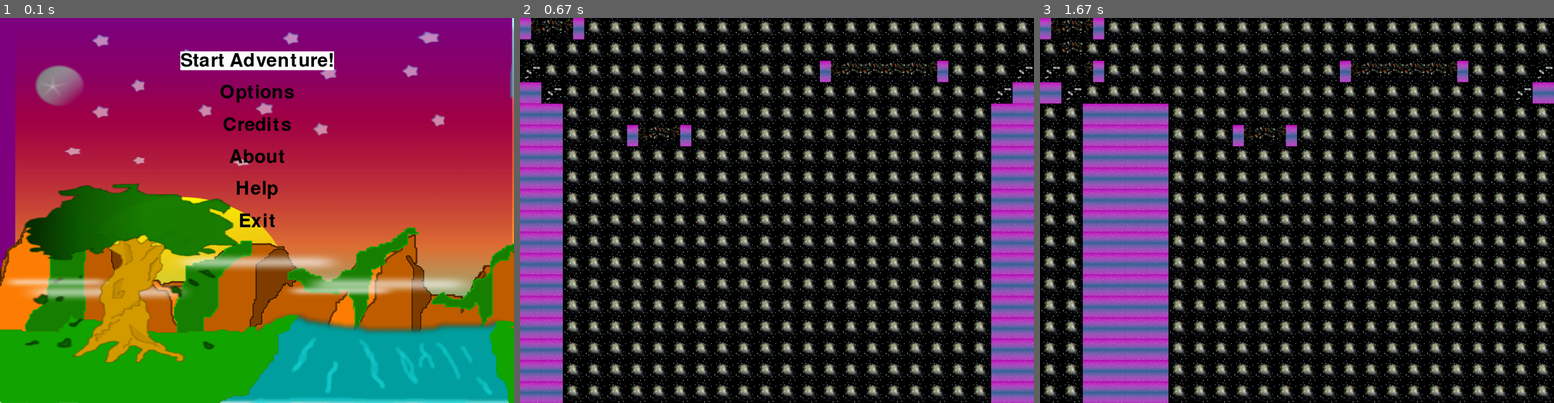
Above: before the commit, frames 1-3 (left to right).
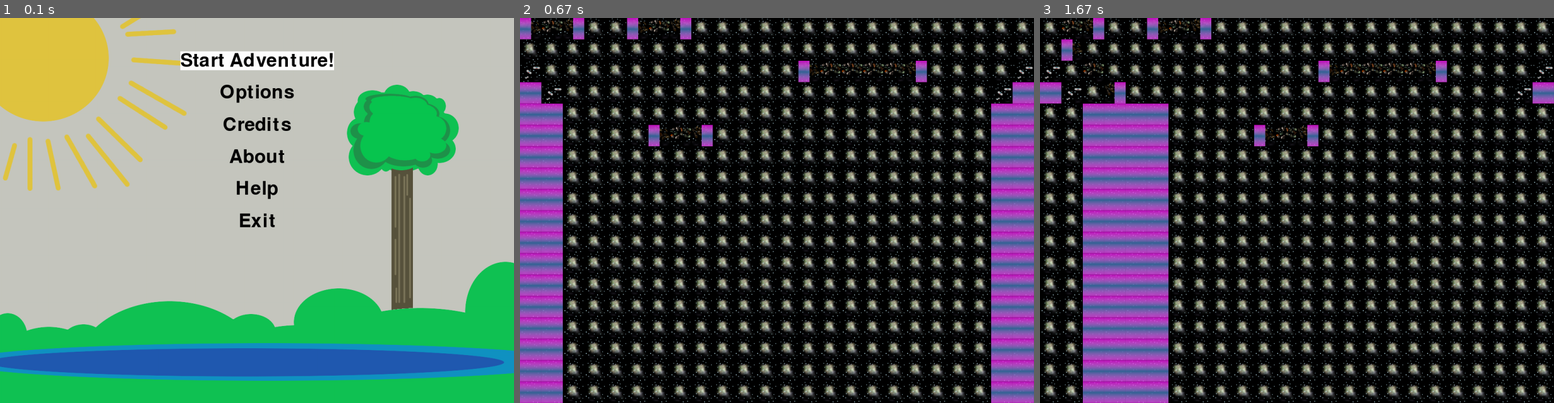
Above: after the commit, the same moments.

Repository: summerpygames/parachute
Game: pygame game, started from main.py
Same seed, same stepped clock (60 frames per second), same inputs: the game is played once before the commit and once after it. The source is Python 2; it was converted automatically to run under Python 3.
Inputs:
- Up to frame 1 (0.1 s): no input
- Up to frame 2 (0.67 s): tap Enter at 0.33 s
- Up to frame 3 (1.67 s): hold Up 0.67-1.13 s

The runs differ from the first frame. In frame 1, 98% of the frame differs, in the area x 0-100%, y 0-100%; in frame 2, 1.7%; in frame 3, 2.3%.

Commit message:
added log finder

Diff:
--- /dev/null
+++ b/data/config.py
@@ -0,0 +1,2 @@
+def init():
+	music = True
--- a/data/tileMap.txt
+++ b/data/tileMap.txt
@@ -1,9 +1,9 @@
-(=)wwwwwwwwwwwwwwwwwwwww
+(=)ww(=)wwwwwwwwwwwwwwww
 wwwwwwwwwwwwwwwwwwwwwwww
->wwwwwwwwwwwww(====)www<
+>wwwwwwwwwwww(====)wwww<
 o>wwwwwwwwwwwwwwwwwwww<o
 oo|wwwwwwwwwwwwwwwwww|oo
-oo|ww(=)wwwwwwwwwwwww|oo
+oo|www(=)wwwwwwwwwwww|oo
 oo|wwwwwwwwwwwwwwwwww|oo
 oo|wwwwwwwwwwwwwwwwww|oo
 oo|wwwwwwwwwwwwwwwwww|oo
--- a/findLogFunction.py
+++ b/findLogFunction.py
@@ -1,4 +1,4 @@
-tileMap = [['(', '=', ')', 'w', 'w', 'w', 'w', 'w', 'w', 'w', 'w', 'w', 'w', 'w', 'w', 'w', 'w', 'w', 'w', 'w', 'w', 'w', 'w', 'w'],
+tileMap = [['(', '=', ')', 'w', 'w', 'w', 'w', 'w', 'w', 'w', 'w', 'w', 'w', 'w', 'w', 'w', 'w', 'w', 'w', 'w', 'w', 'w', 'w', 'w'],R
            ['w', 'w', 'w', 'w', 'w', 'w', 'w', 'w', 'w', 'w', 'w', 'w', 'w', 'w', 'w', 'w', 'w', 'w', 'w', 'w', 'w', 'w', 'w', 'w'],
            ['>', 'w', 'w', 'w', 'w', 'w', 'w', 'w', 'w', 'w', 'w', 'w', 'w', 'w', '(', '=', '=', '=', '=', ')', 'w', 'w', 'w', '<'],
            ['o', '>', 'w', 'w', 'w', 'w', 'w', 'w', 'w', 'w', 'w', 'w', 'w', 'w', 'w', 'w', 'w', 'w', 'w', 'w', 'w', 'w', '<', 'o'],
@@ -29,3 +29,5 @@
         findY += 1
     findY = 0
     findX += 1
+
+print foundLogs, " ... "
--- a/main.py
+++ b/main.py
@@ -1,3 +1,21 @@
+"""
+	This file is part of Mind The Gap
+
+    This program is free software: you can redistribute it and/or modify
+    it under the terms of the GNU General Public License as published by
+    the Free Software Foundation, either version 3 of the License, or
+    (at your option) any later version.
+
+    This program is distributed in the hope that it will be useful,
+    but WITHOUT ANY WARRANTY; without even the implied warranty of
+    MERCHANTABILITY or FITNESS FOR A PARTICULAR PURPOSE.  See the
+    GNU General Public License for more details.
+
+    You should have received a copy of the GNU General Public License
+    along with this program.  If not, see <http://www.gnu.org/licenses/>.
+"""
+
+
 import pygame
 import sys
 import os
@@ -5,8 +23,8 @@
 import mainMenu
 
 
-#I'm not too sure what all this crap does, but apparently its important :P
+#init the screen at the right size
 screen = pygame.display.set_mode((1200, 900))
 pygame.display.set_caption('Mind the Gap')
-
+#calls the menu function
 mainMenu.runMenu(screen)
--- a/mainMenu.py
+++ b/mainMenu.py
@@ -10,7 +10,7 @@
 	runningLoop = 1
 
 	#load the backgrounds
-	mainBackground = pygame.image.load(os.path.join("data", "mainMenu.png")).convert()
+	mainBackground = pygame.image.load(os.path.join("data", "background.png")).convert()#"mainMenu.png")).convert()
 	mainBackgroundRect = mainBackground.get_rect()
 	screen.blit(mainBackground, mainBackgroundRect)
 
--- a/tileMapper.py
+++ b/tileMapper.py
@@ -15,22 +15,6 @@
 screen = pygame.display.set_mode(screenSize) #sets the virtual screen size to the res specified
 pygame.display.set_caption('Mind The Gap (Team Parachute 2011)')
 
-mapString = open(os.path.join("data", "tileMap.txt"), "r")
-#mapString = mapString.lower() #convert to lowercase, helps make the symbols valid
-
-tileMap = []
-for line in mapString:
-	tileMap.append(list(line.strip()))#map(string, line.split()))
-
-bridge = "("
-#for line in tileMap:
-for line in tileMap:
-	if ((bridge in line) != False):
-		logLocation = line.index('(')
-		print logLocation
-	else:
-		print "err\n"
-
 # tile file names for refering later
 land = "land.png"
 liquid = "liquid.png"
@@ -54,9 +38,8 @@
 tileSize = 50
 tileChar = " " # set to a blank char at the start, read later as a single letter from the map string for image setting
 
-
 pygame.font.init() #init fonts for later
-#trying to make a loading screen, NEED to do in parralel while the image buffering is actually running (at the blit comomand in the while?)
+#prints out loading , gets overwritten once done
 font = pygame.font.SysFont("Ariel", 50)
 white = 255, 255, 255
 text = font.render("loading...", True, white)
@@ -75,9 +58,40 @@
 logEndI = pygame.image.load(os.path.join("data", logEnd)).convert() #load the image tile and sets it to a variable for later
 endLogI = pygame.image.load(os.path.join("data", endLog)).convert() #load the image tile and sets it to a variable for later
 
-
 liquidByLandI = pygame.image.load(os.path.join("data", liquidByLand)).convert() #load the image tile and sets it to a variable for later
 landByLiquidI = pygame.image.load(os.path.join("data", landByLiquid)).convert() #load the image tile and sets it to a variable for later
+
+
+mapString = open(os.path.join("data", "tileMap.txt"), "r")
+#mapString = mapString.lower() #convert to lowercase, helps make the symbols valid
+
+tileMap = []
+for line in mapString:
+	tileMap.append(list(line.strip()))#map(string, line.split()))
+
+logX = 0
+logY = 0
+logLocation = []
+for line in tileMap: #checks each line
+	if (("(" in line != False) and (")" in line != False)):
+		logLocation.append([line.index('('), logY, (line.index(')')-line.index('(')) ]) # appends x and y coords, and end-start
+	logY+=1
+print logLocation
+
+
+foundLogs = []
+findX = 0
+findY = 0
+while (findX <= 17):
+    while (findY <= 23):
+        if tileMap[findX][findY] == "(":
+            for i in range(findY, 24):
+                if tileMap[findX][i] == ")":
+                    foundLogs.append([findX, findY, (i - findY + 1)])
+        findY += 1
+    findY = 0
+    findX += 1
+print foundLogs, " ... "
 
 
 def tileCharRead(tileChar): #picks the correct image for each ascii stand-in
@@ -144,11 +158,10 @@
 	tileMap.pop(0)
 	tileMap.pop(0)
 
-	tileMap.insert(0, "w")
 	tileMap.insert(0, ")")
 	tileMap.insert(0, "=")
 	tileMap.insert(0, "(")
-
+	tileMap.insert(0, "w")
 
 	#tileMap.insert(0, ('w', '(', '=', ')'))
 	#tileMap.pop(4)
Not shown, changed: README
Binary file added: data/background.png
Not shown, added: data/credits.txt
Not shown, added: data/gpl-v3-logo.svg
Not shown, changed: .mainMenu.py.swp
Not shown, changed: .tileMapper.py.swp
Not shown, added: COPYING
Not shown, added: data/background.xcf
